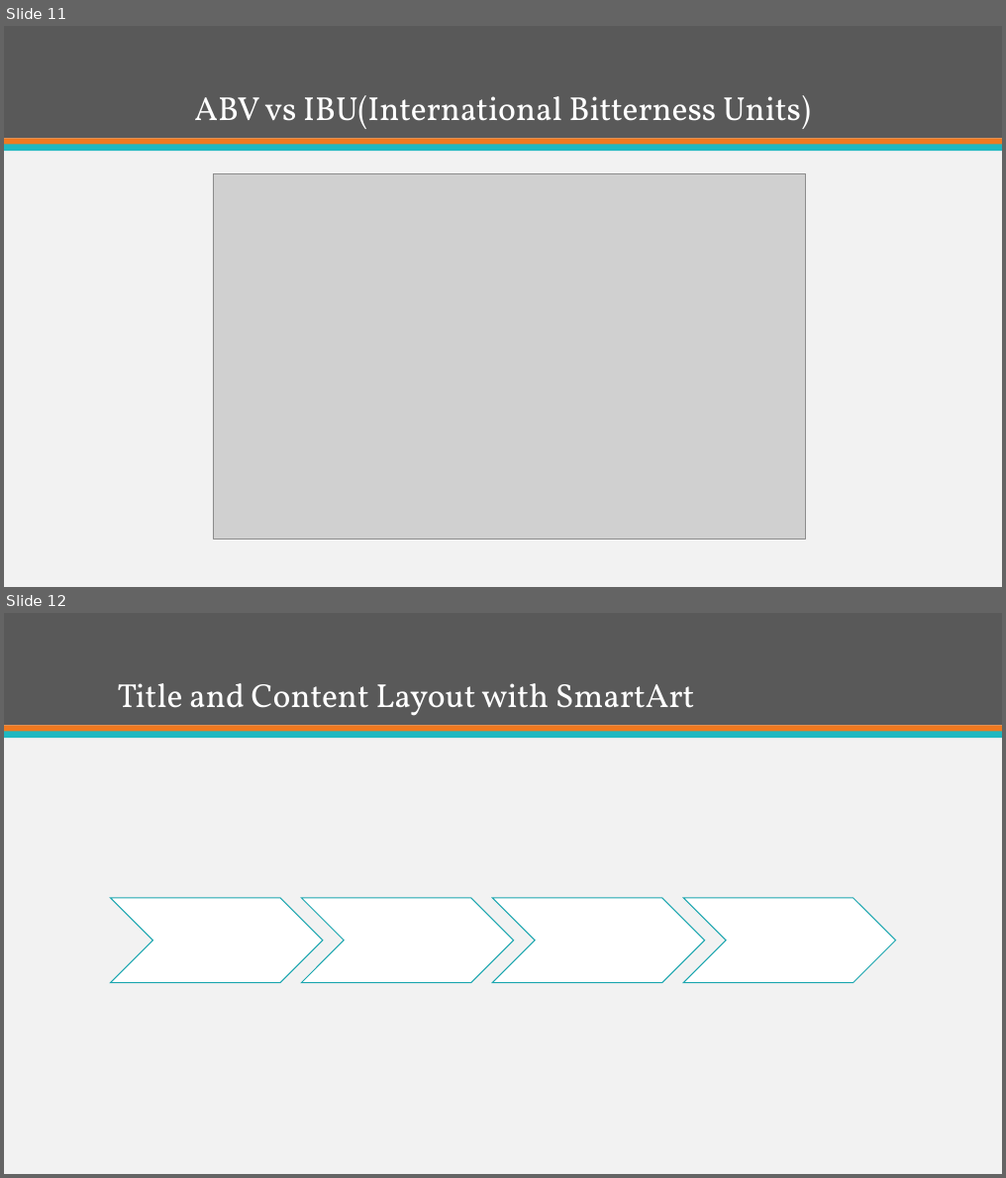
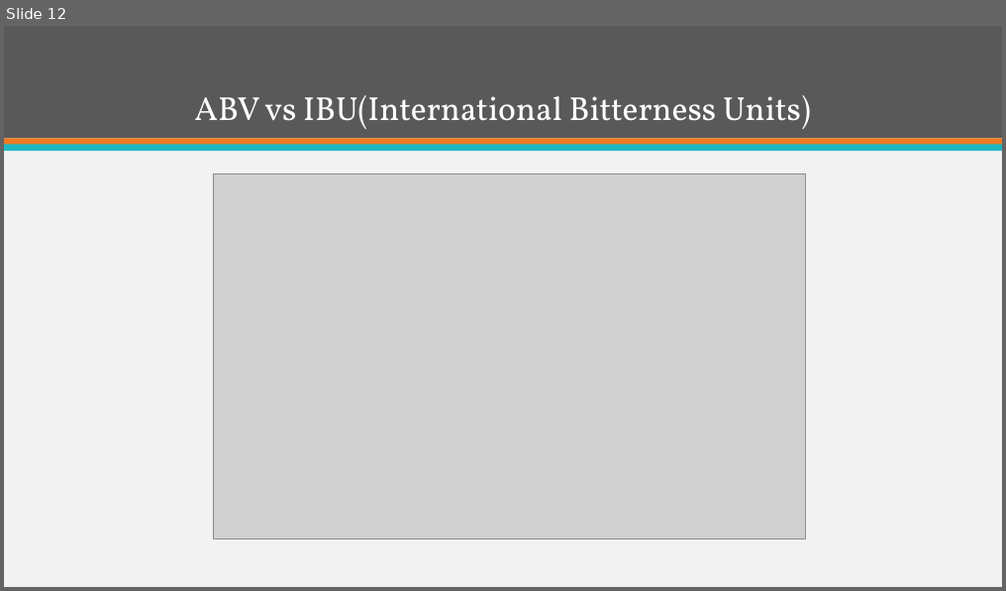
Before and after one commit to ItsGreyedOut/Brewery-Startup, a slide deck: presentation.pptx. Shown one above the other, each under a label of ours: slides 11 and 12 before the commit, slide 12 after it. The pictures are 1006x1178 and 1006x591 pixels, drawn with LibreOffice and Linux fonts; fonts in the diff are those of the drawing; grey boxes stand for pictures. Boxes give left, top, right and bottom in pixels: in the first picture for what was removed or moved away, otherwise in the second. Text is boxed around its words. In the diff, an @@ line names an element or a change of style, - is before the commit and + after.

```diff
--- a/presentation.pptx
+++ b/presentation.pptx
@@ slide 12 removed at box(4, 613, 1002, 1174), background #F2F2F2; not listed: 3 template elements that a slide beside it also shows @@
@@ title removed at box(118, 683, 694, 716) @@
-Title and Content Layout with SmartArt
@@ group removed at box(110, 895, 896, 983): 4 chevrons, 4 texts @@
-Step 1 Title
-Step 2 Title
-Step 3 Title
-Step 4 Title
@@ what was slide 11 is now slide 12 @@
```
Also in this commit, not shown: 2 slides changed, 4 slides added, 4 other slides removed.
